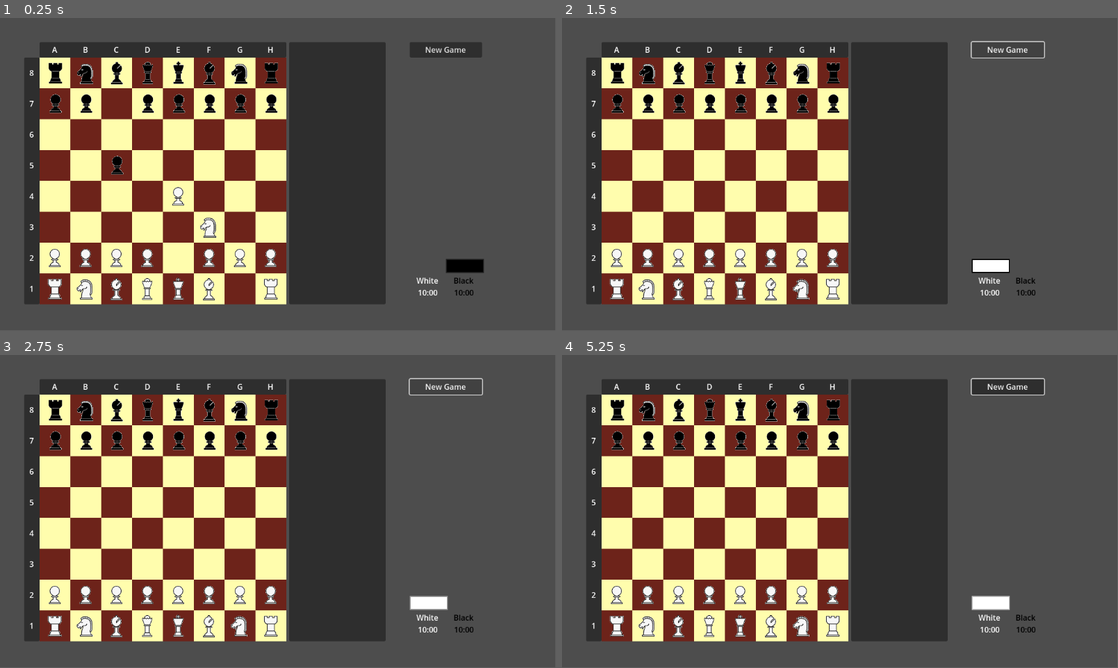
Above: before the commit, frames 1-4 (two rows, left to right).
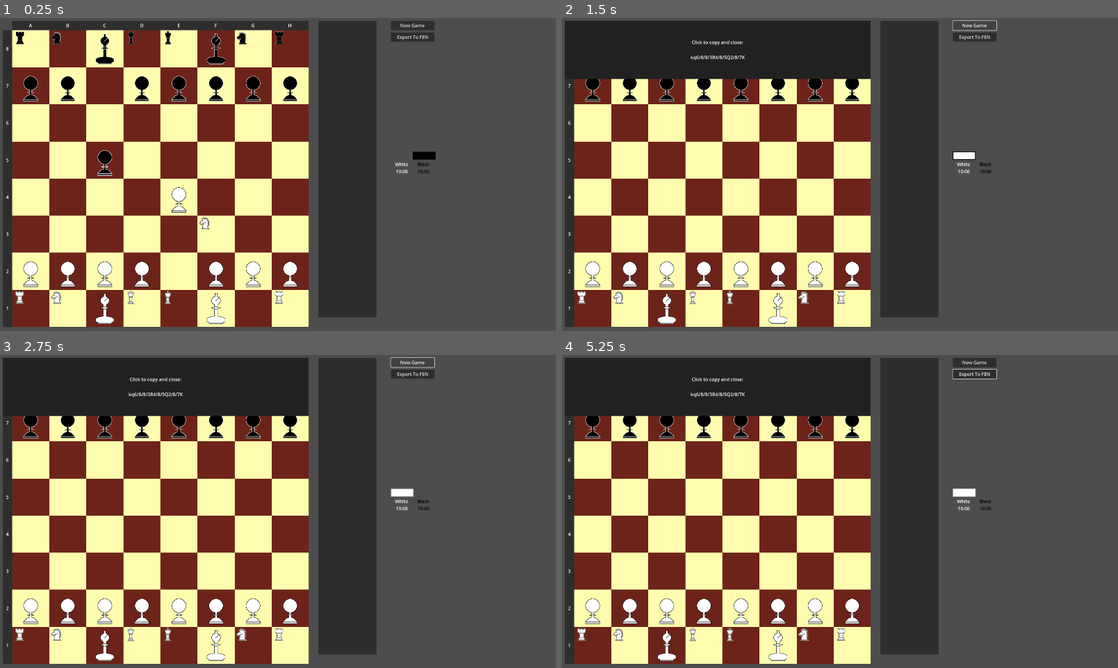
Above: after the commit, the same moments.

Repository: jsmrcina/gchess
Game: Godot game, scene res://scenes/main.tscn
The game is run twice, just before and just after one commit, with the same random seed, the same clock (stepped at 60 frames per second) and the same inputs.
Inputs (mouse positions are in pixels of both pictures, inside the frame that each line leads up to):
- Up to frame 1 (0.25 s): no input
- Up to frame 2 (1.5 s): click (973, 36) at 0.5 s, where only the run after the commit has a clickable "Export To FEN"; click "New Game" at 1.25 s
- Up to frame 3 (2.75 s): click "New Game" at 2 s
- Up to frame 4 (5.25 s): click (973, 373) at 2.75 s, where only the run after the commit has a clickable "Export To FEN"; click "New Game" at 3.5 s; click (973, 373) at 4.25 s, where only the run after the commit has a clickable "Export To FEN"; tap Enter at 5 s; move the mouse to (962, 495) at 5.02 s; click (962, 495) at 5.1 s
In our replay, the window is 799x449 before the commit and 800x450 after it. These sizes can differ from the game's own. Grey fills any space a smaller window leaves; there, only what the larger window draws over its background counts as a difference.

The runs differ from the first frame. In frame 1, 43% of the frame differs, in the area x 0-87%, y 0-99%; in frame 2, 40%; in frame 3, 40%; in frame 4, 41%.
Error after the commit: Invalid assignment of property or key 'visible' with value of type 'bool' on a base object of type 'null instance'. (res://systems/MainGame.gd:94)

Commit message:
Start converting pieces to my own graphics, start adding overlay for FEN export/import

Diff:
--- a/entities/piece.tscn
+++ b/entities/piece.tscn
@@ -4,6 +4,7 @@
 [ext_resource type="Texture2D" uid="uid://kc8wpmg32ar7" path="res://sprites/pb.png" id="1_gk3qh"]
 
 [node name="Piece" type="Node2D"]
+z_index = 1
 script = ExtResource("1_f7kqv")
 
 [node name="Sprite2D" type="Sprite2D" parent="."]
--- a/entities/tile_marker.gd
+++ b/entities/tile_marker.gd
@@ -6,7 +6,7 @@
 	color = c
 
 func _draw():
-	draw_rect(Rect2(0, 0, Constants.TILE_WIDTH, Constants.TILE_WIDTH), color, false, 3)
+	draw_rect(Rect2(0, 0, Constants.TILE_WIDTH, Constants.TILE_WIDTH), color, true, 0)
 
 # Called when the node enters the scene tree for the first time.
 func _ready():
--- a/project.godot
+++ b/project.godot
@@ -14,6 +14,12 @@
 run/main_scene="res://scenes/main.tscn"
 config/features=PackedStringArray("4.1", "Mobile")
 
+[display]
+
+window/size/viewport_width=1920
+window/size/viewport_height=1080
+window/stretch/mode="viewport"
+
 [editor_plugins]
 
 enabled=PackedStringArray("res://addons/gut/plugin.cfg")
--- a/scenes/Tiles.gd
+++ b/scenes/Tiles.gd
@@ -6,8 +6,6 @@
 var white_tile_tex = preload("res://sprites/white.png")
 
 var tiles : Array = []
-const tile_width = 64
-const tile_height = 64
 
 # Called when the node enters the scene tree for the first time.
 func _ready():
@@ -16,8 +14,8 @@
 		for c in range(0, Constants.BOARD_WIDTH_IN_TILES):
 			var tile = tile_preload.instantiate()
 			print("tile: " + str(tile.get_instance_id()))
-			tile.position.x = c * tile_width
-			tile.position.y = r * tile_height
+			tile.position.x = c * Constants.TILE_WIDTH
+			tile.position.y = r * Constants.TILE_HEIGHT
 
 			if ((r - 1) + (c - 1)) % 2 == 0:
 				tile.get_node("Sprite2D").texture = white_tile_tex
--- a/scenes/main.tscn
+++ b/scenes/main.tscn
@@ -30,87 +30,87 @@
 script = ExtResource("1_r2qtu")
 
 [node name="Board" type="Node2D" parent="."]
-position = Vector2(50, 50)
+position = Vector2(10, 10)
 
 [node name="Control" type="Control" parent="Board"]
 layout_mode = 3
 anchors_preset = 0
-offset_right = 548.0
-offset_bottom = 545.0
+offset_right = 1056.0
+offset_bottom = 1056.0
 
 [node name="Ranks" type="Panel" parent="Board/Control"]
 layout_mode = 0
 offset_top = 32.0
 offset_right = 32.0
-offset_bottom = 544.0
+offset_bottom = 1056.0
 
 [node name="1" type="Label" parent="Board/Control/Ranks"]
 layout_mode = 0
-offset_top = 448.0
+offset_top = 896.0
+offset_right = 32.0
+offset_bottom = 1024.0
+text = "1"
+horizontal_alignment = 1
+vertical_alignment = 1
+
+[node name="2" type="Label" parent="Board/Control/Ranks"]
+layout_mode = 0
+offset_top = 768.0
+offset_right = 32.0
+offset_bottom = 896.0
+text = "2"
+horizontal_alignment = 1
+vertical_alignment = 1
+
+[node name="3" type="Label" parent="Board/Control/Ranks"]
+layout_mode = 0
+offset_top = 640.0
+offset_right = 32.0
+offset_bottom = 768.0
+text = "3"
+horizontal_alignment = 1
+vertical_alignment = 1
+
+[node name="4" type="Label" parent="Board/Control/Ranks"]
+layout_mode = 0
+offset_top = 512.0
+offset_right = 32.0
+offset_bottom = 640.0
+text = "4"
+horizontal_alignment = 1
+vertical_alignment = 1
+
+[node name="5" type="Label" parent="Board/Control/Ranks"]
+layout_mode = 0
+offset_top = 384.0
 offset_right = 32.0
 offset_bottom = 512.0
-text = "1"
-horizontal_alignment = 1
-vertical_alignment = 1
-
-[node name="2" type="Label" parent="Board/Control/Ranks"]
-layout_mode = 0
-offset_top = 384.0
-offset_right = 32.0
-offset_bottom = 448.0
-text = "2"
-horizontal_alignment = 1
-vertical_alignment = 1
-
-[node name="3" type="Label" parent="Board/Control/Ranks"]
-layout_mode = 0
-offset_top = 320.0
+text = "5"
+horizontal_alignment = 1
+vertical_alignment = 1
+
+[node name="6" type="Label" parent="Board/Control/Ranks"]
+layout_mode = 0
+offset_top = 256.0
 offset_right = 32.0
 offset_bottom = 384.0
-text = "3"
-horizontal_alignment = 1
-vertical_alignment = 1
-
-[node name="4" type="Label" parent="Board/Control/Ranks"]
-layout_mode = 0
-offset_top = 256.0
-offset_right = 32.0
-offset_bottom = 320.0
-text = "4"
-horizontal_alignment = 1
-vertical_alignment = 1
-
-[node name="5" type="Label" parent="Board/Control/Ranks"]
-layout_mode = 0
-offset_top = 192.0
+text = "6"
+horizontal_alignment = 1
+vertical_alignment = 1
+
+[node name="7" type="Label" parent="Board/Control/Ranks"]
+layout_mode = 0
+offset_top = 128.0
 offset_right = 32.0
 offset_bottom = 256.0
-text = "5"
-horizontal_alignment = 1
-vertical_alignment = 1
-
-[node name="6" type="Label" parent="Board/Control/Ranks"]
-layout_mode = 0
-offset_top = 128.0
-offset_right = 32.0
-offset_bottom = 192.0
-text = "6"
-horizontal_alignment = 1
-vertical_alignment = 1
-
-[node name="7" type="Label" parent="Board/Control/Ranks"]
-layout_mode = 0
-offset_top = 64.0
+text = "7"
+horizontal_alignment = 1
+vertical_alignment = 1
+
+[node name="8" type="Label" parent="Board/Control/Ranks"]
+layout_mode = 0
 offset_right = 32.0
 offset_bottom = 128.0
-text = "7"
-horizontal_alignment = 1
-vertical_alignment = 1
-
-[node name="8" type="Label" parent="Board/Control/Ranks"]
-layout_mode = 0
-offset_right = 32.0
-offset_bottom = 64.0
 text = "8"
 horizontal_alignment = 1
 vertical_alignment = 1
@@ -118,12 +118,12 @@
 [node name="Files" type="Panel" parent="Board/Control"]
 layout_mode = 0
 offset_left = 32.0
-offset_right = 544.0
+offset_right = 1056.0
 offset_bottom = 32.0
 
 [node name="A" type="Label" parent="Board/Control/Files"]
 layout_mode = 0
-offset_right = 64.0
+offset_right = 128.0
 offset_bottom = 32.0
 text = "A
 "
@@ -132,8 +132,8 @@
 
 [node name="B" type="Label" parent="Board/Control/Files"]
 layout_mode = 0
-offset_left = 64.0
-offset_right = 128.0
+offset_left = 128.0
+offset_right = 256.0
 offset_bottom = 32.0
 text = "B"
 horizontal_alignment = 1
@@ -141,8 +141,8 @@
 
 [node name="C" type="Label" parent="Board/Control/Files"]
 layout_mode = 0
-offset_left = 128.0
-offset_right = 192.0
+offset_left = 256.0
+offset_right = 384.0
 offset_bottom = 32.0
 text = "C
 "
@@ -151,8 +151,8 @@
 
 [node name="D" type="Label" parent="Board/Control/Files"]
 layout_mode = 0
-offset_left = 192.0
-offset_right = 256.0
+offset_left = 384.0
+offset_right = 512.0
 offset_bottom = 32.0
 text = "D
 "
@@ -161,8 +161,8 @@
 
 [node name="E" type="Label" parent="Board/Control/Files"]
 layout_mode = 0
-offset_left = 256.0
-offset_right = 320.0
+offset_left = 512.0
+offset_right = 640.0
 offset_bottom = 32.0
 text = "E"
 horizontal_alignment = 1
@@ -170,8 +170,8 @@
 
 [node name="F" type="Label" parent="Board/Control/Files"]
 layout_mode = 0
-offset_left = 320.0
-offset_right = 384.0
+offset_left = 640.0
+offset_right = 768.0
 offset_bottom = 32.0
 text = "F"
 horizontal_alignment = 1
@@ -179,8 +179,8 @@
 
 [node name="G" type="Label" parent="Board/Control/Files"]
 layout_mode = 0
-offset_left = 384.0
-offset_right = 448.0
+offset_left = 768.0
+offset_right = 896.0
 offset_bottom = 32.0
 text = "G"
 horizontal_alignment = 1
@@ -188,23 +188,58 @@
 
 [node name="H" type="Label" parent="Board/Control/Files"]
 layout_mode = 0
-offset_left = 448.0
-offset_right = 512.0
+offset_left = 896.0
+offset_right = 1024.0
 offset_bottom = 32.0
 text = "H"
 horizontal_alignment = 1
 vertical_alignment = 1
 
-[node name="GameOver" type="Label" parent="Board/Control"]
+[node name="CenterContainer" type="CenterContainer" parent="Board/Control"]
 visible = false
 z_index = 2
 layout_mode = 0
-offset_left = 188.0
-offset_top = 231.0
-offset_right = 370.0
-offset_bottom = 281.0
+offset_right = 1056.0
+offset_bottom = 200.0
+mouse_filter = 0
+
+[node name="ColorRect" type="ColorRect" parent="Board/Control/CenterContainer"]
+custom_minimum_size = Vector2(1056, 200)
+layout_mode = 2
+color = Color(0.13, 0.13, 0.13, 1)
+
+[node name="GameOver" type="Label" parent="Board/Control/CenterContainer"]
+visible = false
+z_index = 2
+layout_mode = 2
 text = "Game Over!"
 label_settings = SubResource("LabelSettings_7gmj6")
+horizontal_alignment = 1
+vertical_alignment = 1
+
+[node name="FENEdit" type="TextEdit" parent="Board/Control/CenterContainer"]
+visible = false
+custom_minimum_size = Vector2(800, 100)
+layout_mode = 2
+auto_translate = false
+localize_numeral_system = false
+tooltip_text = "Click Here To Copy FEN To Clipboard"
+text = "ASDASDASDSD"
+editable = false
+virtual_keyboard_enabled = false
+middle_mouse_paste_enabled = false
+caret_move_on_right_click = false
+caret_mid_grapheme = false
+caret_multiple = false
+
+[node name="FENCopy" type="Label" parent="Board/Control/CenterContainer"]
+visible = false
+custom_minimum_size = Vector2(800, 100)
+layout_mode = 2
+mouse_filter = 0
+text = "Click to copy and close:
+
+kq6/8/8/3R4/8/5Q2/8/7K"
 horizontal_alignment = 1
 vertical_alignment = 1
 
@@ -222,15 +257,15 @@
 [node name="UI" type="Control" parent="."]
 layout_mode = 3
 anchors_preset = 0
-offset_left = 600.0
-offset_top = 50.0
-offset_right = 1000.0
-offset_bottom = 594.0
+offset_left = 1100.0
+offset_top = 10.0
+offset_right = 1500.0
+offset_bottom = 1034.0
 
 [node name="MoveList" type="ItemList" parent="UI"]
 layout_mode = 0
 offset_right = 200.0
-offset_bottom = 544.0
+offset_bottom = 1024.0
 focus_mode = 0
 allow_search = false
 
@@ -240,6 +275,14 @@
 offset_right = 400.0
 offset_bottom = 32.0
 text = "New Game"
+
+[node name="ExportToFEN" type="Button" parent="UI"]
+layout_mode = 0
+offset_left = 250.0
+offset_top = 40.0
+offset_right = 400.0
+offset_bottom = 72.0
+text = "Export To FEN"
 
 [node name="Clock" type="Control" parent="UI"]
 layout_mode = 3
@@ -307,4 +350,6 @@
 [node name="MoveGenerator" type="Node" parent="."]
 script = ExtResource("5_68qmr")
 
+[connection signal="gui_input" from="Board/Control/CenterContainer/FENCopy" to="." method="_on_fen_copy_gui_input"]
 [connection signal="pressed" from="UI/NewGame" to="." method="_on_new_game_button_pressed"]
+[connection signal="pressed" from="UI/ExportToFEN" to="." method="_on_export_to_fen_pressed_button"]
--- a/systems/Board.gd
+++ b/systems/Board.gd
@@ -239,10 +239,9 @@
 
 func set_coord(coord, piece):
 	board[coord.get_row()][coord.get_col()] = piece
-	# 64 is the width of the tiles, 6 is the offset to make the piece centered
 
 	if piece != null:
-		piece.position = Vector2((coord.get_col() * Constants.TILE_WIDTH) + 6, (coord.get_row() * Constants.TILE_HEIGHT) + 6)
+		piece.position = Vector2((coord.get_col() * Constants.TILE_WIDTH) + Constants.PIECE_OFFSET, (coord.get_row() * Constants.TILE_HEIGHT) + Constants.PIECE_OFFSET)
 
 func take_piece(coord):
 	var piece = board[coord.get_row()][coord.get_col()]
--- a/systems/MainGame.gd
+++ b/systems/MainGame.gd
@@ -8,6 +8,7 @@
 var TileMarker = preload("res://entities/tile_marker.tscn")
 
 var board_enabled : bool = true
+var hide_overlay : bool = false
 var board : Board
 var markers : Array = []
 var half_moves : int = 0
@@ -50,6 +51,12 @@
 # Called every frame. 'delta' is the elapsed time since the previous frame.
 func _process(delta):
 	if Input.is_action_just_pressed("click"):
+
+		# To avoid spurious clicks being processed, make this a 3-state transition
+		if hide_overlay:
+			board_enabled = true
+			hide_overlay = false
+			return
 
 		var position = get_viewport().get_mouse_position()
 
@@ -430,3 +437,17 @@
 func _on_new_game_button_pressed():
 	reset_pieces()
 	start_game()
+
+
+func _on_export_to_fen_pressed_button():
+	$Board/Control/CenterContainer.visible = true
+	$Board/Control/CenterContainer/FENCopy.visible = true
+	board_enabled = false
+
+func _on_fen_copy_gui_input(event):
+	if event is InputEventMouseButton and event.button_index == MOUSE_BUTTON_LEFT and event.pressed:
+		var line = $Board/Control/CenterContainer/FENCopy.text.split("\n")
+		DisplayServer.clipboard_set(line[2])
+		$Board/Control/CenterContainer.visible = false
+		$Board/Control/CenterContainer/FENCopy.visible = false
+		hide_overlay = true
--- a/systems/constants.gd
+++ b/systems/constants.gd
@@ -5,5 +5,7 @@
 static var BOARD_WIDTH_IN_TILES : int = 8
 static var BOARD_HEIGHT_IN_TILES : int = 8
 
-static var TILE_WIDTH : int = 64
-static var TILE_HEIGHT : int = 64
+static var TILE_WIDTH : int = 128
+static var TILE_HEIGHT : int = 128
+static var PIECE_OFFSET : int = 0
+static var MARKER_BORDER : int = 10
Binary file changed: sprites/bb.png
Not shown, changed: sprites/bb.png.import
Binary file changed: sprites/black.png
Binary file changed: sprites/bw.png
Not shown, changed: sprites/bw.png.import
Binary file changed: sprites/pb.png
Binary file changed: sprites/pw.png
Binary file changed: sprites/white.png
